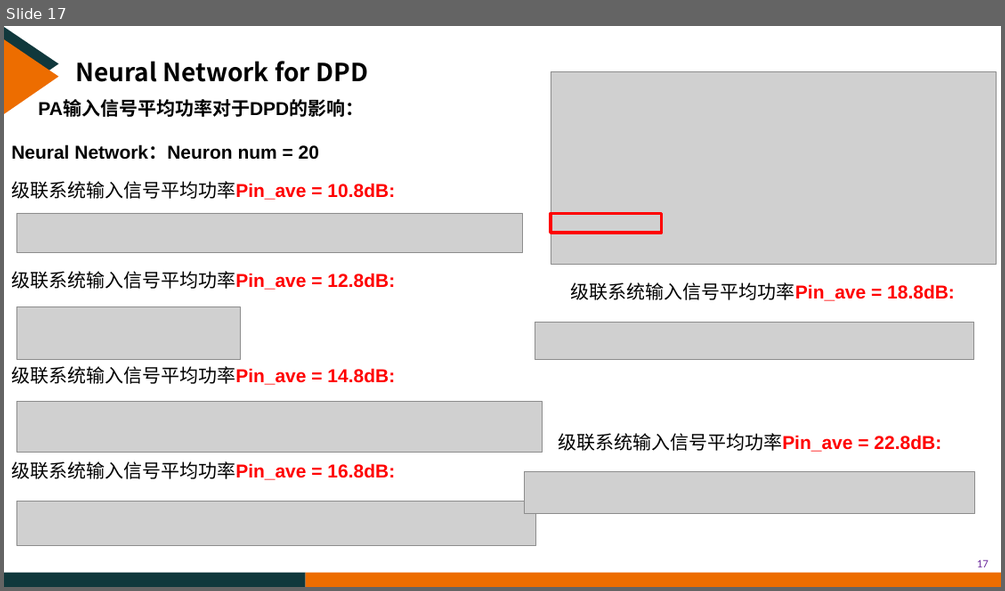
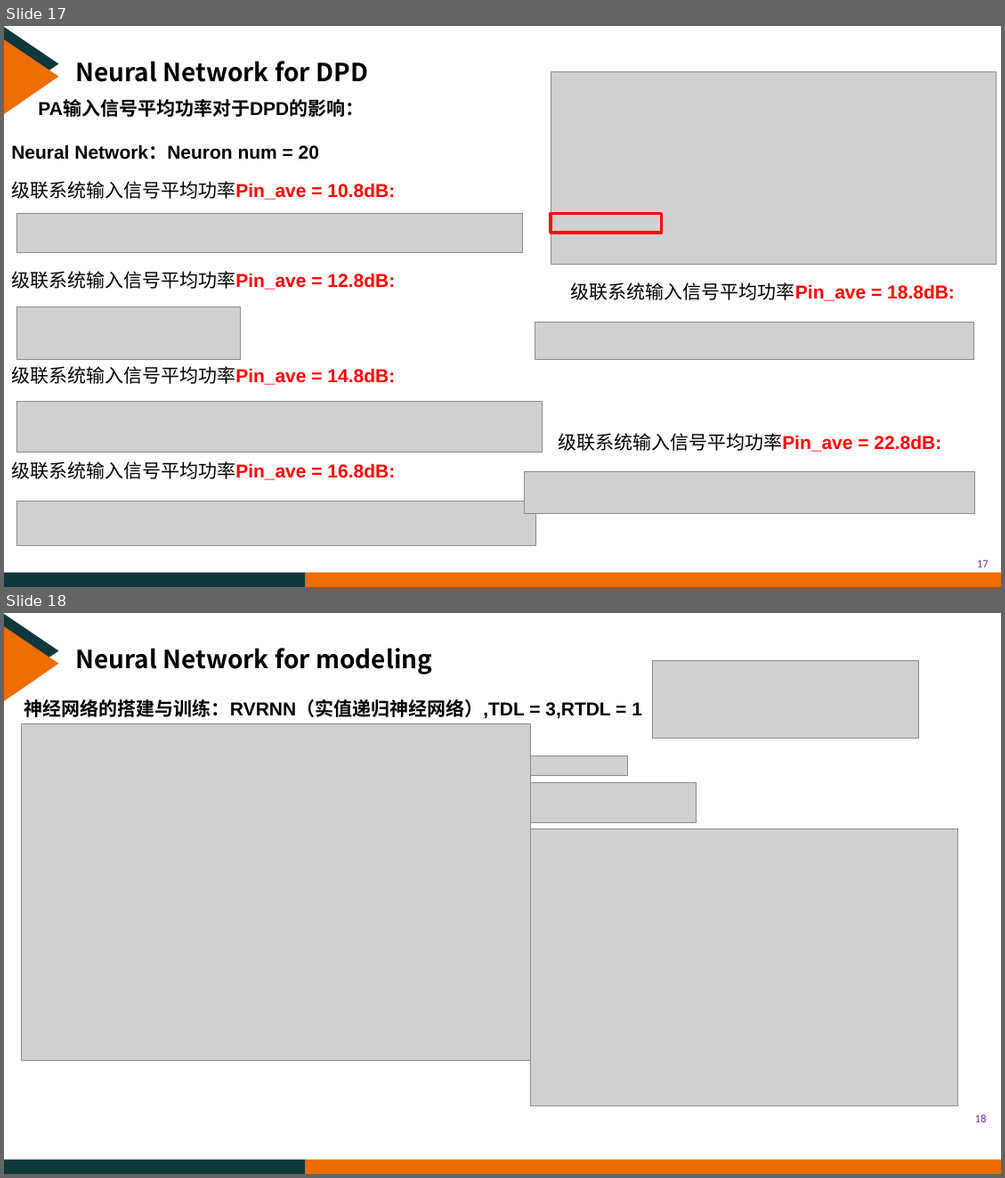
Before and after one commit to CreatorYu/Yu, a slide deck: YXQ.pptx. Shown one above the other, each under a label of ours: slide 17 before the commit, slides 17 and 18 after it. The pictures are 1005x591 and 1005x1178 pixels, drawn with LibreOffice and Linux fonts; fonts in the diff are those of the drawing; grey boxes stand for pictures; background and template pictures are left out. Boxes give left, top, right and bottom in pixels: in the first picture for what was removed or moved away, otherwise in the second. Text is boxed around its words. In the diff, an @@ line names an element or a change of style, - is before the commit and + after.

```diff
--- a/YXQ.pptx
+++ b/YXQ.pptx
@@ slide 18 added at <box>4,613,1001,1174</box>, background #FFFFFF; not listed: 4 template elements that a slide beside it also shows @@
@@ text added at <box>75,648,432,674</box>, 24 pt, text #000000, bold @@
+Neural Network for modeling
@@ picture added at <box>652,660,919,738</box> @@
@@ text added at <box>24,699,642,719</box>, 18 pt, text #000000, bold @@
+神经网络的搭建与训练：RVRNN（实值递归神经网络）,TDL = 3,RTDL = 1
@@ picture added at <box>21,723,531,1060</box> @@
@@ picture added at <box>531,755,628,775</box> @@
@@ picture added at <box>531,783,696,822</box> @@
@@ picture added at <box>531,828,958,1106</box> @@
@@ page number added at <box>975,1114,987,1122</box>, 11 pt, text #7030A0 @@
+18
```
Also in this commit, not shown: 1 slide changed, 1 other slide added, 2 other files.
